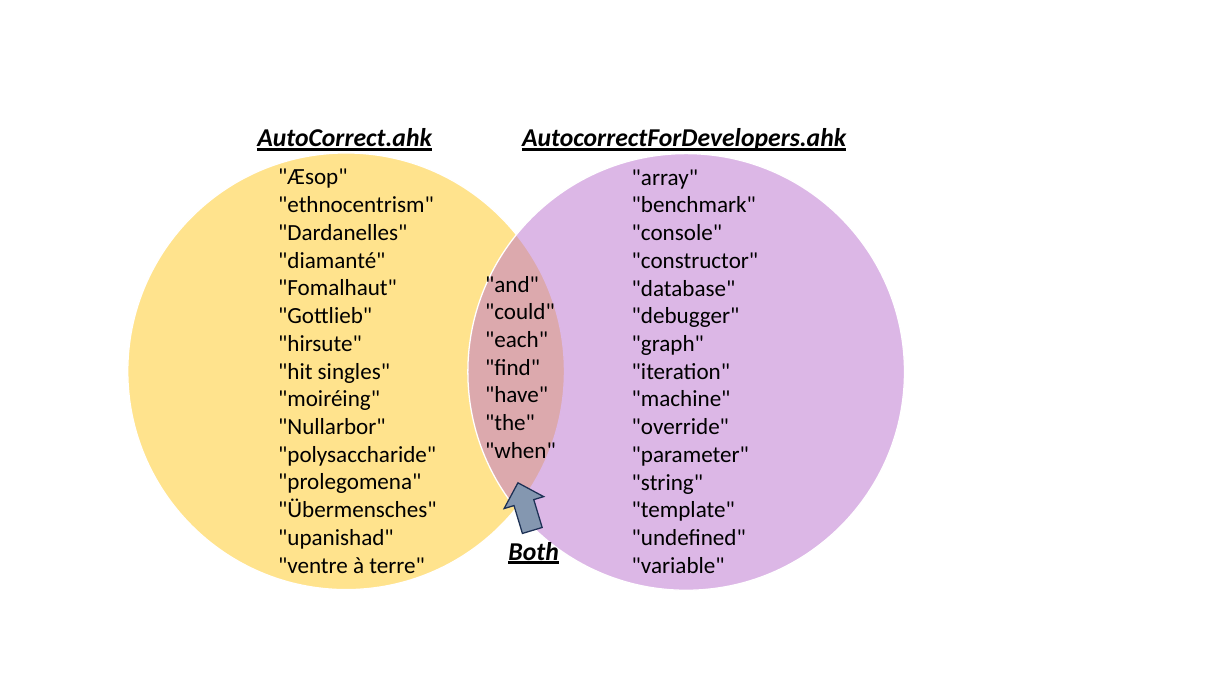
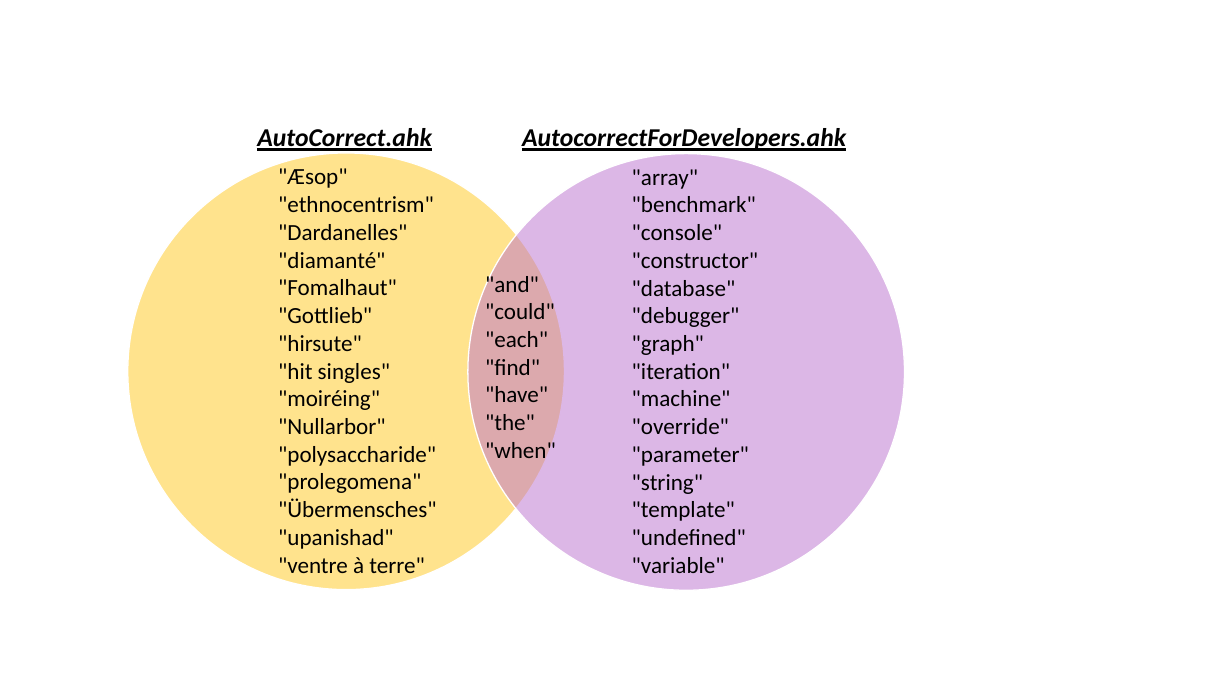
Before and after one commit to tnear/AutocorrectForDevelopers, a slide deck: slide 2 of assets/Graphics.pptx. Drawn at 1232x693 pixels with LibreOffice and Linux fonts; fonts in the diff are those of the drawing. Boxes give left, top, right and bottom in pixels: in the first picture for what was removed or moved away, otherwise in the second. Text is boxed around its words. In the diff, an @@ line names an element or a change of style, - is before the commit and + after.

```diff
--- a/assets/Graphics.pptx
+++ b/assets/Graphics.pptx
@@ right arrow removed at [498, 477, 552, 537] @@
@@ text removed at [508, 542, 558, 564] @@
-Both
```
Also in this commit, not shown: 14 other files.
